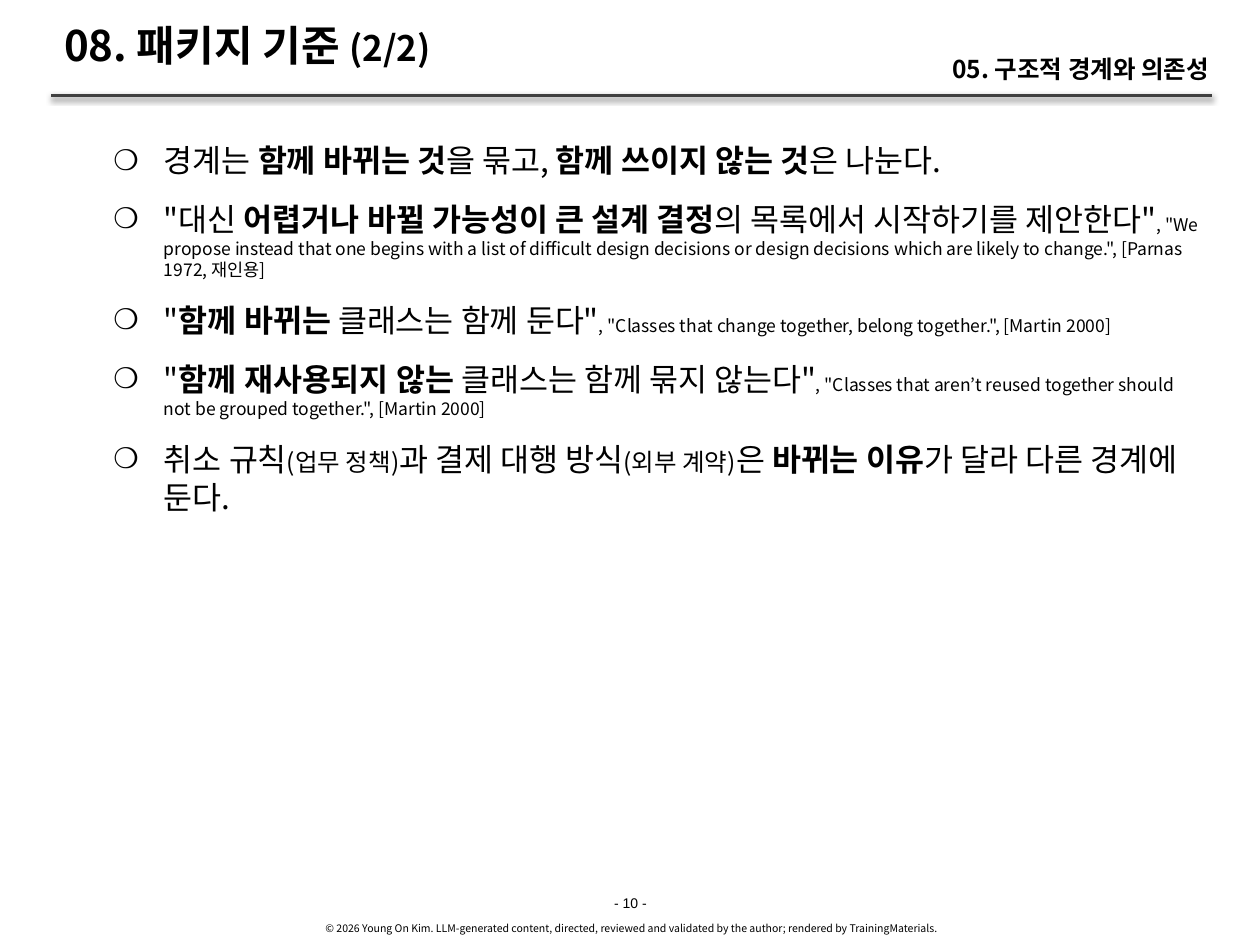
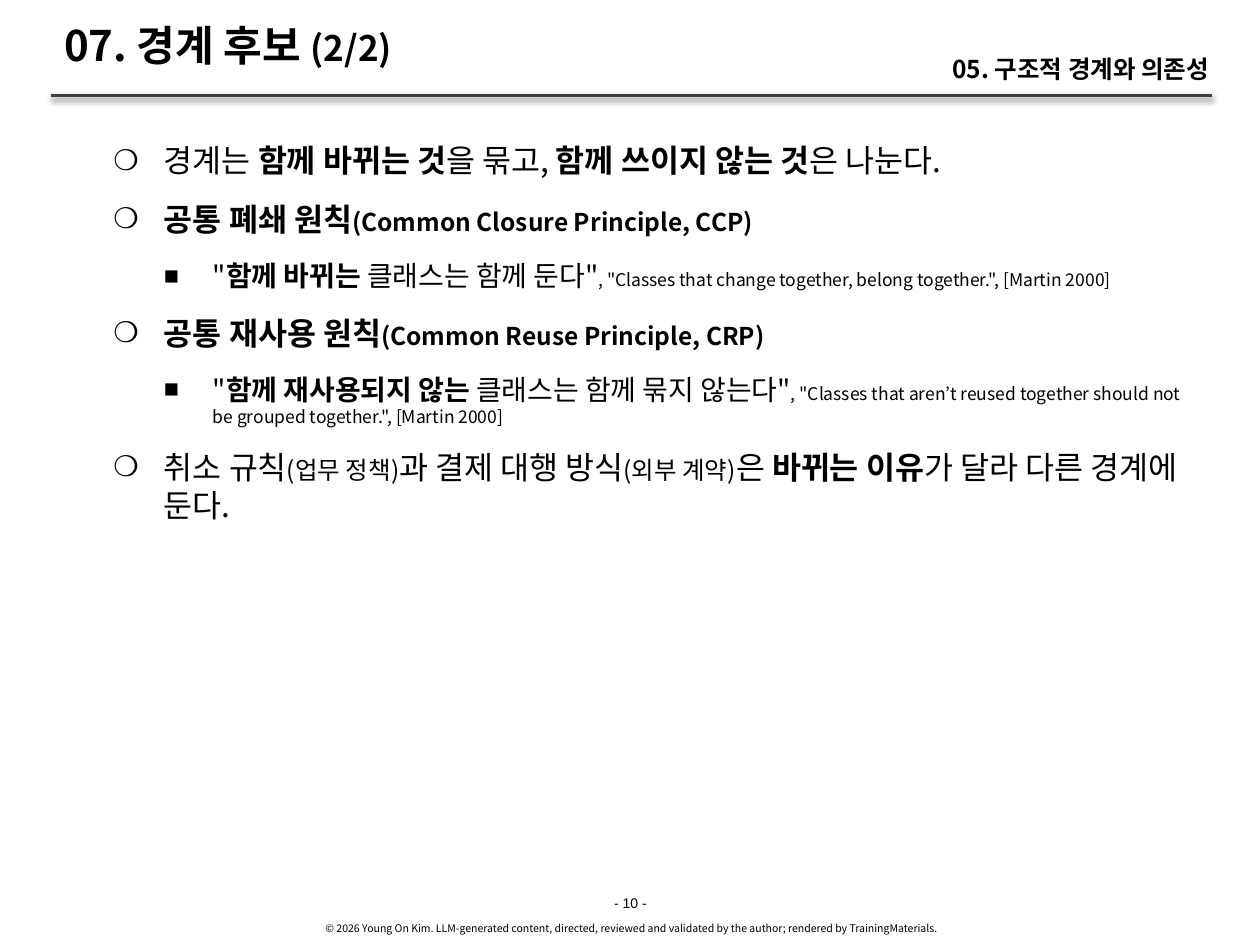
Before and after one commit to YoungSan77/TrainingMaterials, a slide deck: slide 10 of courses/ooad/sessions/s05.pptx. Drawn at 1260x945 pixels with LibreOffice and Linux fonts; fonts in the diff are those of the drawing. Boxes give left, top, right and bottom in pixels: in the first picture for what was removed or moved away, otherwise in the second. Text is boxed around its words. In the diff, an @@ line names an element or a change of style, - is before the commit and + after.

```diff
--- a/courses/ooad/sessions/s05.pptx
+++ b/courses/ooad/sessions/s05.pptx
@@ title at (x1=64, y1=25, x2=392, y2=68): text changed @@
-08. 패키지 기준 (2/2)
+07. 경계 후보 (2/2)
@@ text at (x1=164, y1=204, x2=753, y2=237): text changed; size 10 to 14 pt; bold on @@
-    ❍ "대신 어렵거나 바뀔 가능성이 큰 설계 결정의 목록에서 시작하기를 제안한다", "We propose instead that one begins with a list of difficult design decisions or design decisions which are likely to change.", [Parnas 1972, 재인용]
+    ❍ 공통 폐쇄 원칙(Common Closure Principle, CCP)
@@ text at (x1=213, y1=262, x2=1180, y2=428): size 18 to 16 pt in ""함께 바뀌는 클래스는 함께 둔다",", ""함께 재사용되지 않는 클래스는 함께 묶지 않는다","; bullet ❍ to ■; list level 3 to 4 in ""함께 바뀌는 클래스는 함께 둔다", ..."; list level 3 to 4 in ""함께 재사용되지 않는 클래스는 함께 ..." @@
@@ text at (x1=164, y1=318, x2=764, y2=351): paragraph added @@
+    ❍ 공통 재사용 원칙(Common Reuse Principle, CRP)
```
Also in this commit, not shown: 33 other slides changed, 1 slide removed, 29 other files.
